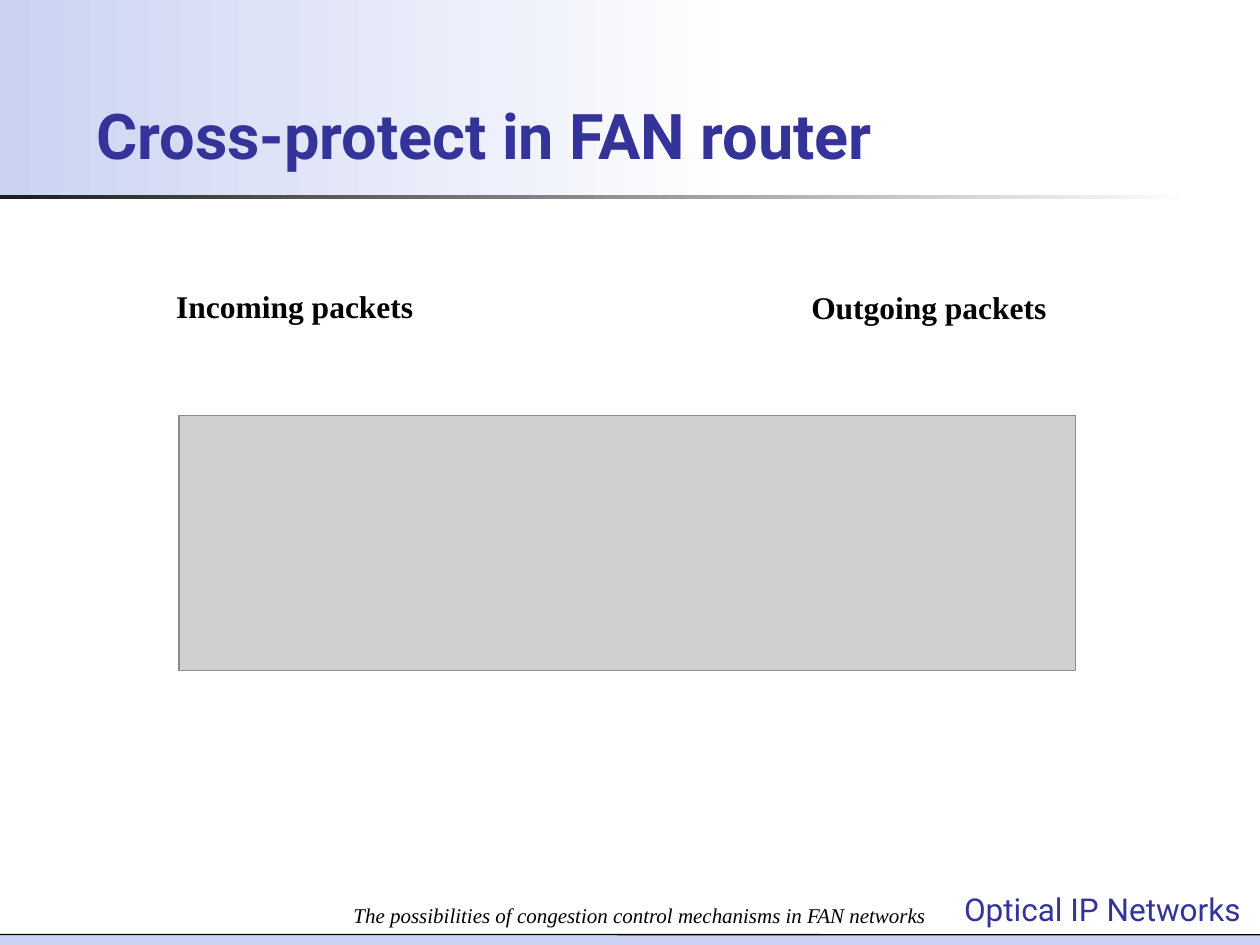
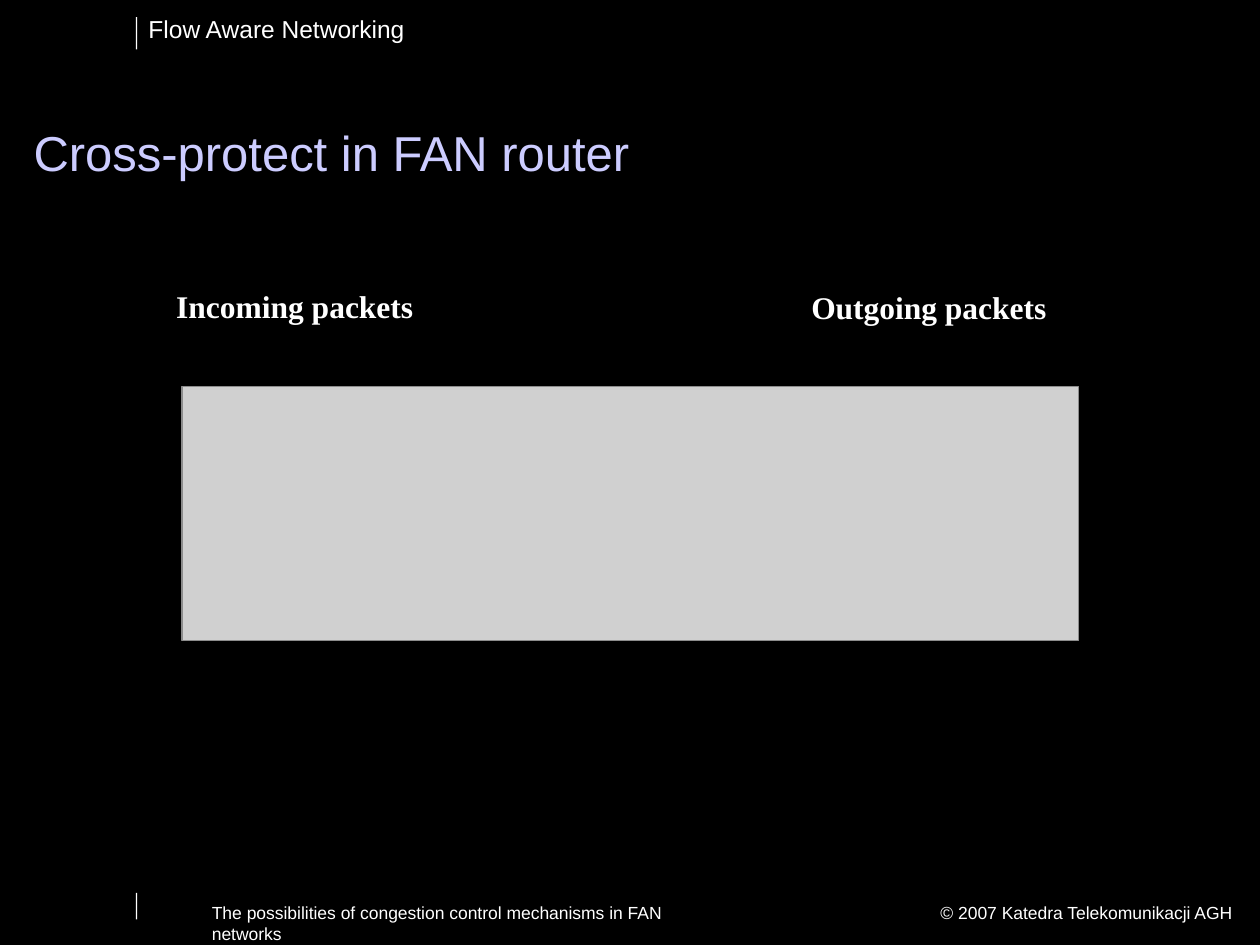
Before and after one commit to jpalider/fansimulator, a slide deck: slide 6 of seminarium/Optical IP Networks - FAN presentation_Dominik.ppt (slide 4 before the commit). Drawn at 1260x945 pixels with LibreOffice and Linux fonts; fonts in the diff are those of the drawing; grey boxes stand for pictures; background and template pictures are left out. Boxes give left, top, right and bottom in pixels: in the first picture for what was removed or moved away, otherwise in the second. Text is boxed around its words. In the diff, an @@ line names an element or a change of style, - is before the commit and + after.

```diff
--- a/seminarium/Optical IP Networks - FAN presentation_Dominik.ppt
+++ b/seminarium/Optical IP Networks - FAN presentation_Dominik.ppt
@@ background #FFFFFF to #000000 @@
@@ rectangle removed at (0, 0, 746, 199) @@
@@ line added from (136, 18) to (136, 49), #FFFFFF 0.74 pt @@
@@ text added at (148, 20, 405, 43), 14 pt, text #FFFFFF @@
+Flow Aware Networking
@@ title "Cross-protect in FAN router": place and size @@
-title "Cross-protect in FAN router" at (96, 112, 872, 172)
+title "Cross-protect in FAN router" at (34, 135, 629, 181)
@@ title "Cross-protect in FAN router" at (34, 135, 629, 181): size 36 to 28 pt, font Roboto to Arial, text colour #333399 to #CCCCFF, bold off; line spacing 1.01 to 0.9 @@
@@ rectangle removed at (0, 195, 1191, 200) @@
@@ text "Incoming packets" at (176, 296, 413, 325): text colour #000000 to #FFFFFF @@
@@ text "Outgoing packets" at (811, 297, 1046, 325): text colour #000000 to #FFFFFF @@
@@ picture: place and size @@
-picture at (179, 416, 1075, 670)
+picture at (181, 387, 1077, 641)
@@ line added from (136, 893) to (136, 920), #FFFFFF 0.74 pt @@
@@ text "The possibilities of congestion control ...": place and size @@
-text "The possibilities of congestion control ..." at (353, 908, 925, 928)
+text "The possibilities of congestion control ..." at (212, 906, 662, 940)
@@ text "The possibilities of congestion control ..." at (212, 906, 662, 940): size 12 to 10 pt, font Times New Roman to Arial, text colour #000000 to #FFFFFF, italic off; alignment centre to left; vertical alignment bottom to top @@
@@ text removed at (964, 897, 1241, 928) @@
-Optical IP Networks
@@ text added at (958, 906, 1232, 923), 10 pt, text #FFFFFF @@
+© 2007 Katedra Telekomunikacji AGH
@@ rectangle removed at (0, 935, 1260, 945) @@
@@ line removed from (0, 935) to (1260, 935) @@
```
Also in this commit, not shown: 10 other slides changed, 6 slides added.
